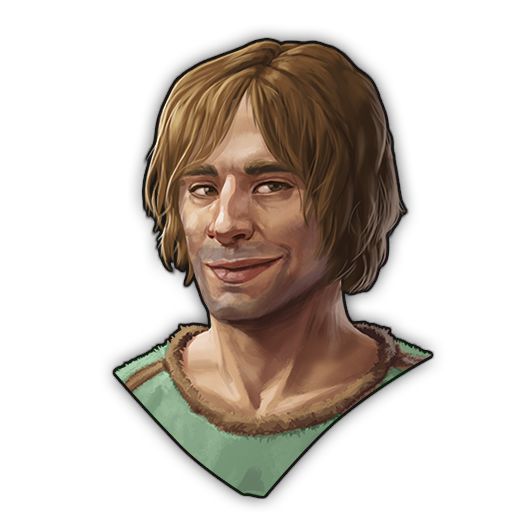
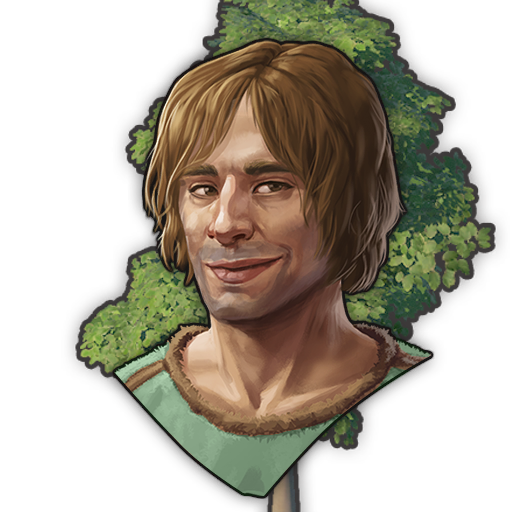
Revision of a layered w=512, h=512 image; what changed, layer by layer:
painted on "Background" (1st of 2) over (64, 0, 508, 512)
added layer "Background" (2nd of 2) over (64, 0, 508, 512)
